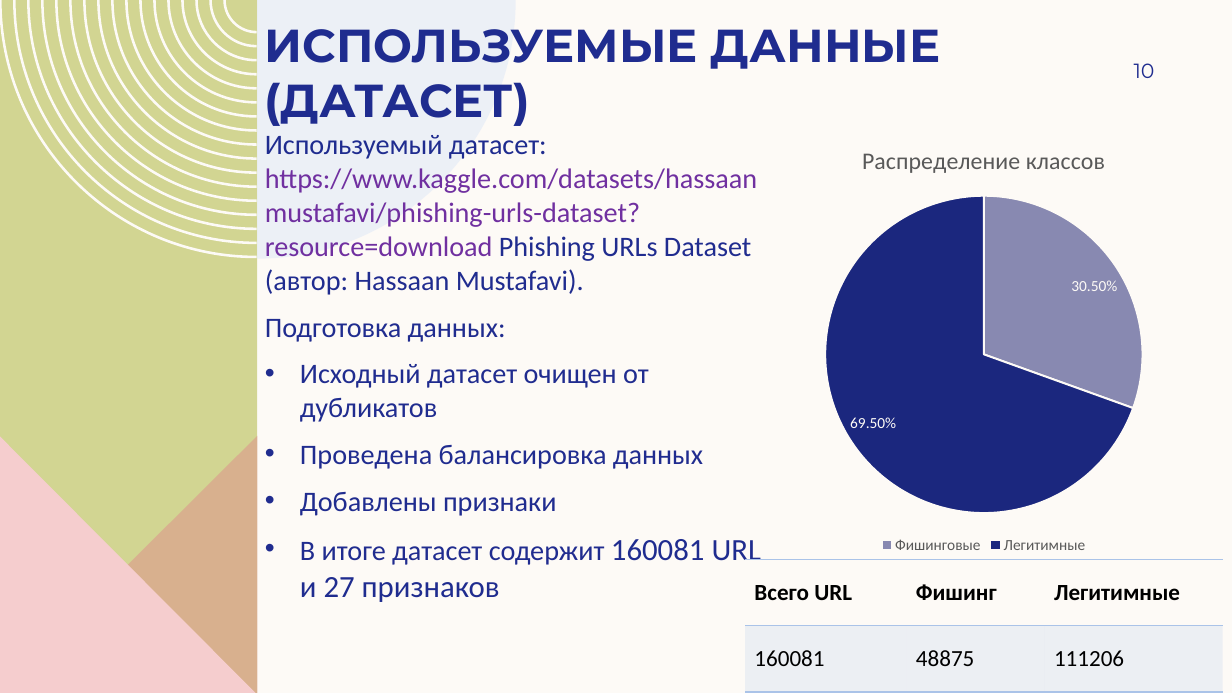
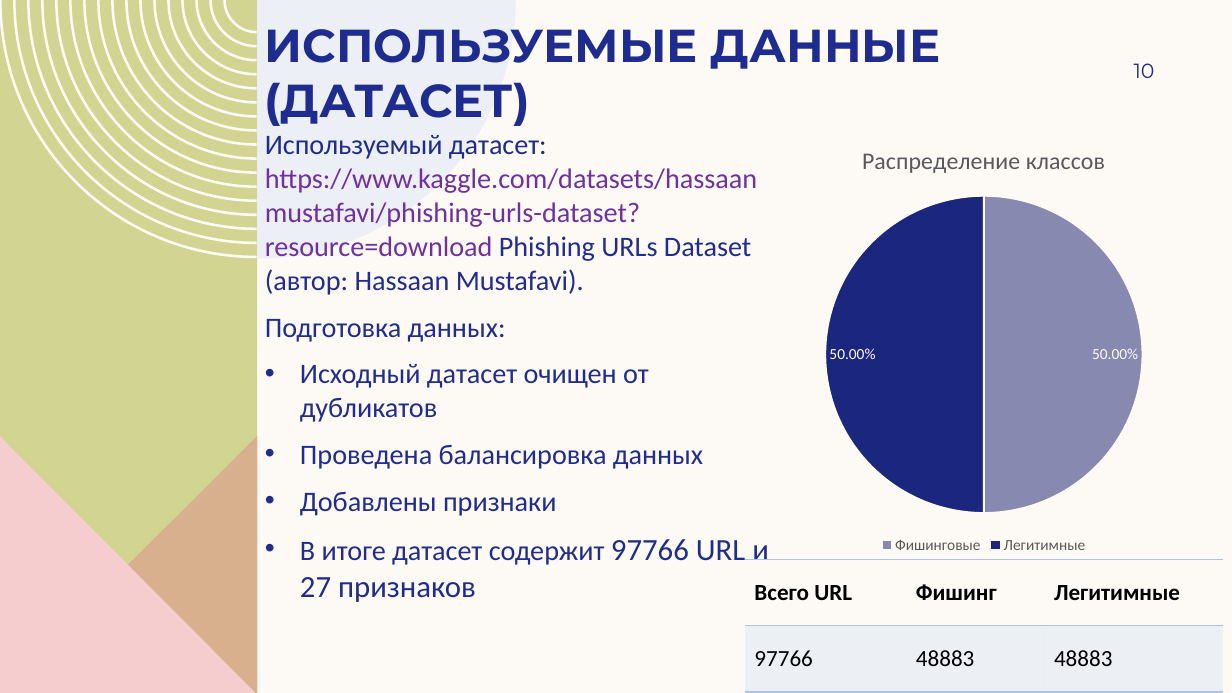
Before and after one commit to andreyilych/cs2valvesoftware, a slide deck: slide 10 of анализатор подозрительности доменных имен (DNS).pptx. Drawn at 1232x693 pixels with LibreOffice and Linux fonts; fonts in the diff are those of the drawing. Boxes give left, top, right and bottom in pixels: in the first picture for what was removed or moved away, otherwise in the second. Text is boxed around its words. In the diff, an @@ line names an element or a change of style, - is before the commit and + after.

```diff
--- a/анализатор подозрительности доменных имен (DNS).pptx
+++ b/анализатор подозрительности доменных имен (DNS).pptx
@@ pie chart at (745,126,1223,559) @@
@@ Распределение классов, Фишинговые: 0.305 to 0.5 @@
@@ Распределение классов, Легитимные: 0.695 to 0.5 @@
@@ data labels of Распределение классов changed @@
@@ text at (300,539,769,602): text changed @@
-• В итоге датасет содержит 160081 URL и 27 признаков
+• В итоге датасет содержит 97766 URL и 27 признаков
@@ table at (745,559,1222,692) @@
-row 2: 160081 | 48875 | 111206
+row 2: 97766 | 48883 | 48883
```
Also in this commit, not shown: 3 other slides changed.
